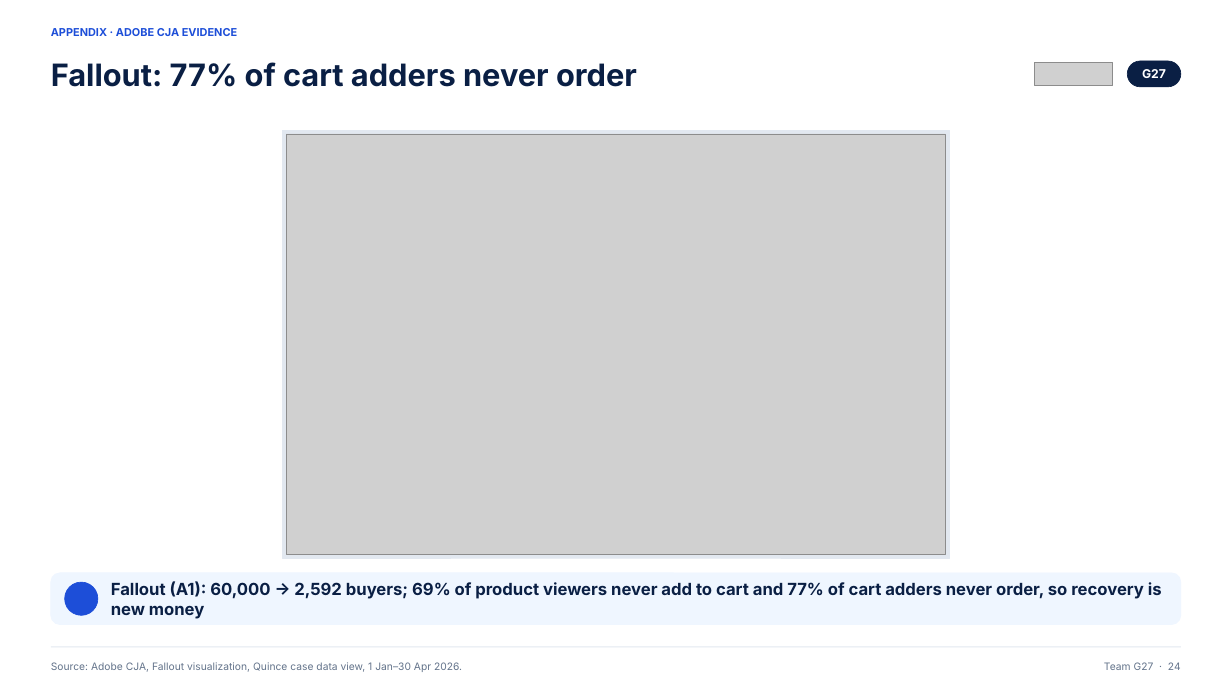
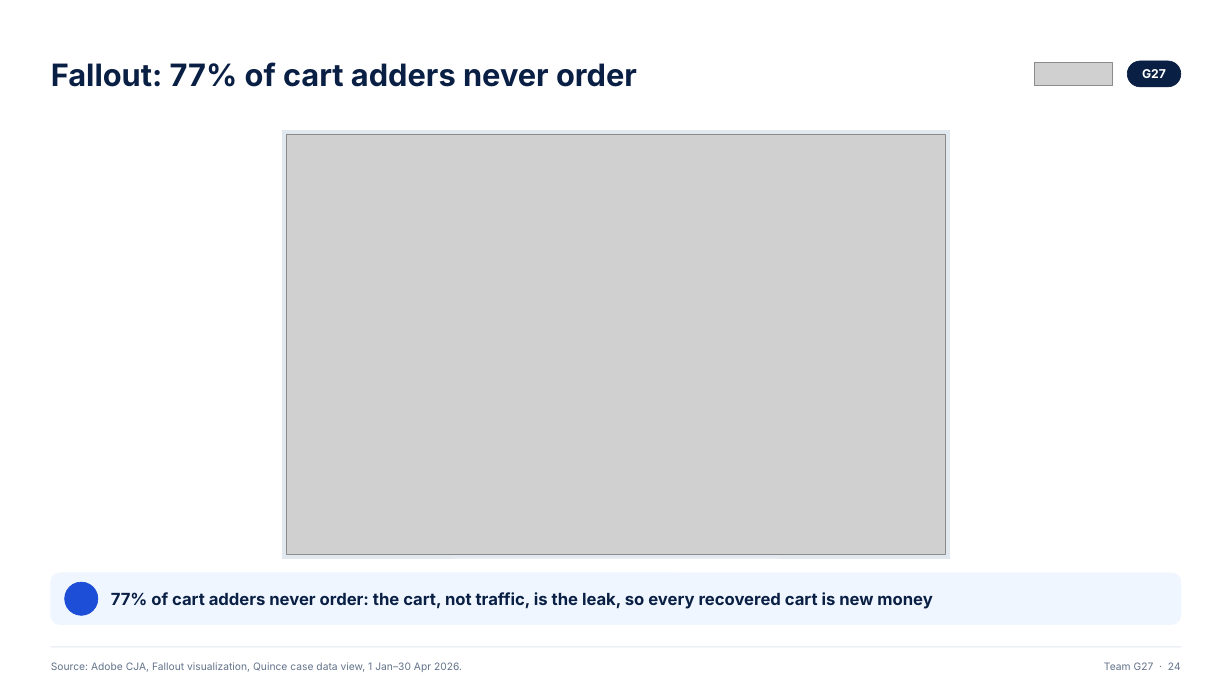
Before and after one commit to ANNYM25/Quince, a slide deck: slide 24 of deck/Team G27.pptx. Drawn at 1232x693 pixels with LibreOffice and Linux fonts; fonts in the diff are those of the drawing; grey boxes stand for pictures; background and template pictures are left out. Boxes give left, top, right and bottom in pixels: in the first picture for what was removed or moved away, otherwise in the second. Text is boxed around its words. In the diff, an @@ line names an element or a change of style, - is before the commit and + after.

```diff
--- a/deck/Team G27.pptx
+++ b/deck/Team G27.pptx
@@ text removed at <box>51,28,237,36</box> @@
-APPENDIX · ADOBE CJA EVIDENCE
@@ text at <box>111,592,932,609</box>: text changed @@
-Fallout (A1): 60,000 → 2,592 buyers; 69% of product viewers never add to cart and 77% of cart adders never order, so recovery is new money
+77% of cart adders never order: the cart, not traffic, is the leak, so every recovered cart is new money
```
Also in this commit, not shown: 26 other slides changed, 3 other files.
